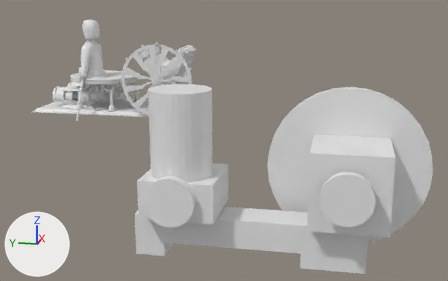
What one commit did to the Blender file 3_Blend_Files/Animation.blend.
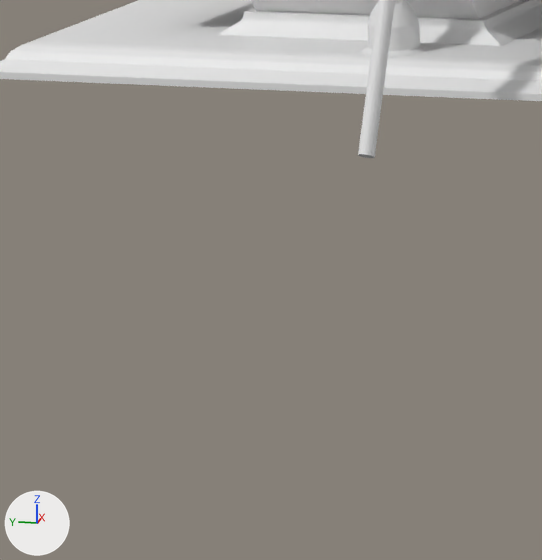
Each version is shown whole from a 50 mm lens placed at (-17.44, -5.29, 3.52), pointed at (-4.45, -2.69, 0.27), then close up on the part from 8% to 22% of the width and 37% to 60% of the height. Lighting does not change. The marker at lower left points along +X, +Y and +Z. The last two pictures show the newer version.

Script lines for the objects in view, before the commit:
```python
me_cylinder_023 = bpy.data.meshes.new('Cylinder.023')
me_cylinder_023.from_pydata(...)  # 460 vertices, 441 faces; spans x -16.37..-5.02, y -2.25..3.56, z 1.36..5.7
me_cylinder_023.polygons.foreach_set('use_smooth', [True] * 441)
me_cylinder_028 = bpy.data.meshes.new('Cylinder.028')
me_cylinder_028.from_pydata(...)  # 100 vertices, 81 faces; spans x -1.58..1.58, y -1.58..1.58, z -2.61..-0.01
me_cylinder_029 = bpy.data.meshes.new('Cylinder.029')
me_cylinder_029.from_pydata(...)  # 42 vertices, 21 faces; spans x -1.0..1.0, y -1.0..1.0, z -2.87..-0.08
ob_cylinder_010 = bpy.data.objects.new('Cylinder.010', me_cylinder_023)
ob_cylinder_010.parent = ob_humanoidplatform
ob_cylinder_010.matrix_parent_inverse = Matrix(((1.0, 0.0, 0.0, 0.0), (0.0, 1.0, 0.0, -2.475), (0.0, 0.0, 9.358, -9.358), (0.0, 0.0, 0.0, 1.0)))
ob_cylinder_010.location = (-0.764, 2.476, -0.146)
ob_cylinder_010.rotation_euler = (0.0, 0.0, 4.712)  # degrees (0, 0, 270)
ob_cylinder_010.scale = (0.0381, 0.0381, 0.183)
ob_huamnoid_pistonarm = bpy.data.objects.new('Huamnoid_PistonArm', me_cylinder_029)
ob_huamnoid_pistonarm.location = (-1.334, 2.05, 0.507)
ob_huamnoid_pistonarm.rotation_euler = (0.0, 0.434, 0.0)  # degrees (0, 25, 0)
ob_huamnoid_pistonarm.scale = (0.029, 0.0264, 0.228)
ob_humnoid_pistonarmhousing = bpy.data.objects.new('Humnoid_PistonArmHousing', me_cylinder_028)
ob_humnoid_pistonarmhousing.location = (-1.088, 2.05, 1.039)
ob_humnoid_pistonarmhousing.rotation_euler = (0.0, 0.434, 0.0)  # degrees (0, 25, 0)
ob_humnoid_pistonarmhousing.scale = (0.0386, 0.0386, 0.239)
# also in view: 'Platform' at (0.03, 1.31, 0.05); 'LifePumpStand.001' at (-0.37, 2.48, 0.14); 'LifePumpHousing.001' at (-0.37, 2.55, 0.43)
```
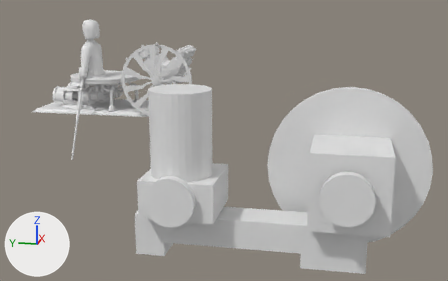
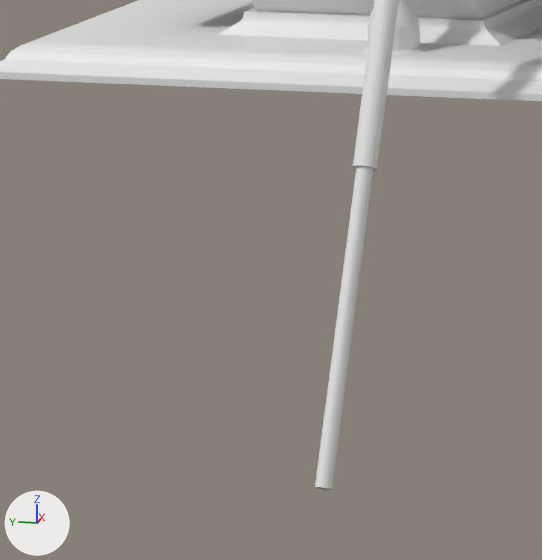
Commit message: adjusted automaton hydrolic arm to make it reach the crank wheel

Changed parts and their boxes (x1, y1, x2, y2) in the close-ups (542 x 560 px):
'Huamnoid_PistonArm', reshaped, moved
    before: (358, 0, 395, 158)
    after: (315, 166, 373, 490)
'Humnoid_PistonArmHousing', reshaped (not visible before)
    after: (353, 0, 399, 171)

Diff of the bpy script that builds the scene:
```diff
--- a/3_Blend_Files/Animation.blend.py
+++ b/3_Blend_Files/Animation.blend.py
@@ me_cylinder_028 @@
 # used by ob_humnoid_pistonarmhousing; location = (-1.088, 2.05, 1.039); rotation_euler = (0.0, 0.434, 0.0), in degrees (0, 25, 0); scale = (0.0386, 0.0386, 0.239)
-me_cylinder_028.from_pydata(...)  # 100 vertices, 81 faces; spans x -1.58..1.58, y -1.58..1.58, z -2.61..-0.01
+me_cylinder_028.from_pydata(...)  # 100 vertices, 81 faces; spans x -1.58..1.58, y -1.58..1.58, z -5.34..-0.01
+# me_cylinder_028 part 1: all 20 vertices in x -1.0..1.0, y -1.0..1.0, z -2.61 are moved by (0.0, 0.0, -2.73)
@@ me_cylinder_029 @@
 # used by ob_huamnoid_pistonarm; location = (-1.334, 2.05, 0.507); rotation_euler = (0.0, 0.434, 0.0), in degrees (0, 25, 0); scale = (0.029, 0.0264, 0.228)
-me_cylinder_029.from_pydata(...)  # 42 vertices, 21 faces; spans x -1.0..1.0, y -1.0..1.0, z -2.87..-0.08
+me_cylinder_029.from_pydata(...)  # 42 vertices, 21 faces; spans x -1.0..1.0, y -1.0..1.0, z -4.93..-0.08
+# me_cylinder_029 part 2: all 20 vertices in x -1.0..1.0, y -1.0..1.0, z -2.87 are moved by (0.0, 0.0, -2.06)
@@ ob_huamnoid_pistonarm @@
 ob_huamnoid_pistonarm = bpy.data.objects.new('Huamnoid_PistonArm', me_cylinder_029)
-ob_huamnoid_pistonarm.location = (-1.334, 2.05, 0.507)
+ob_huamnoid_pistonarm.location = (-1.593, 2.05, -0.051)
 ob_huamnoid_pistonarm.rotation_euler = (0.0, 0.434, 0.0)  # degrees (0, 25, 0)
```
